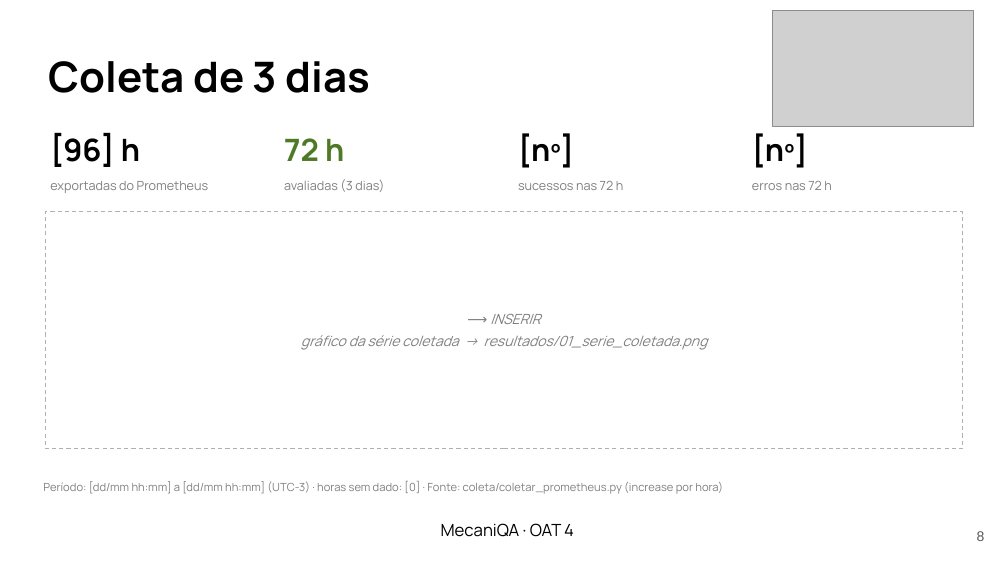
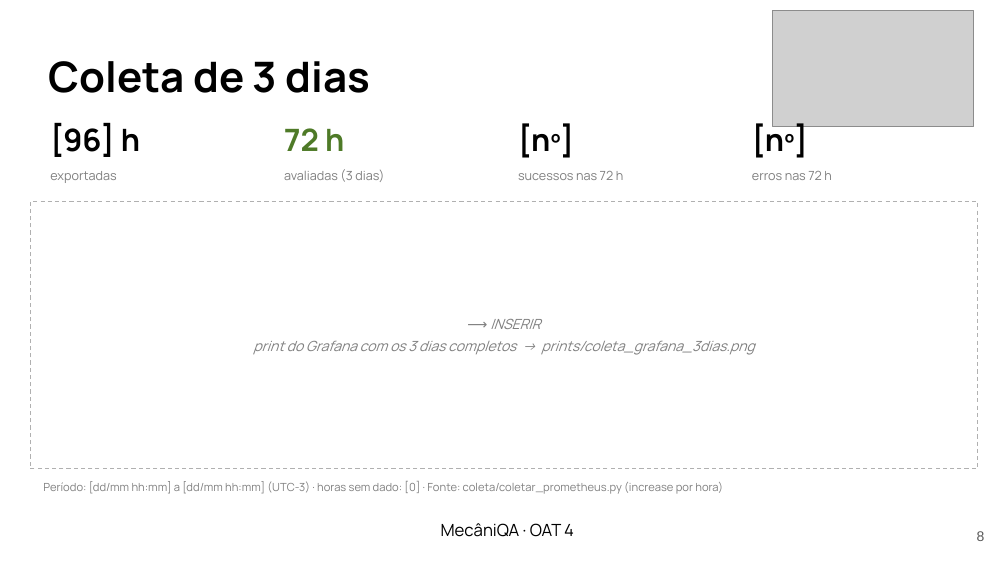
Before and after one commit to LenilsonSoares/mecaniQA-nuvem-macapa, a slide deck: slide 8 of oat4/apresentacao/mecaniQA_oat4_macapa.pptx. Drawn at 1008x567 pixels with LibreOffice and Linux fonts; fonts in the diff are those of the drawing; grey boxes stand for pictures. Boxes give left, top, right and bottom in pixels: in the first picture for what was removed or moved away, otherwise in the second. Text is boxed around its words. In the diff, an @@ line names an element or a change of style, - is before the commit and + after.

Commit message:
feat(oat4): ajustes do debate (Codex, avaliador e revisor técnico)
- slides: prints maiores, slide próprio para a série de erro, tabela de MSE
  legível, conclusão explica por que o RF ganhou ou perdeu, falas prontas
- análise: horas sem dado preenchidas só com o passado e fora das métricas;
  sem a feature dia da semana (apenas 4 dias de coleta)
- coleta: linha rotulada pelo início da hora e horas com raspagem parcial
  marcadas como sem dado
- run.sh e README: o gerador roda só no container (evita tráfego dobrado)

```diff
--- a/oat4/apresentacao/mecaniQA_oat4_macapa.pptx
+++ b/oat4/apresentacao/mecaniQA_oat4_macapa.pptx
@@ text at [50,171,116,183]: text changed @@
-exportadas do Prometheus
+exportadas
@@ 7 texts: place and size @@
-7 texts at [50,133,831,192]
+7 texts at [50,123,831,182]
@@ rectangle: place and size @@
-rectangle at [45,212,963,449]
+rectangle at [30,202,978,469]
@@ text "⟶ INSERIR": place and size @@
-text "⟶ INSERIR" at [301,314,708,350]
+text "⟶ INSERIR" at [253,319,754,355]
@@ text at [253,341,754,355]: text changed @@
-gráfico da série coletada → resultados/01_serie_coletada.png
+print do Grafana com os 3 dias completos → prints/coleta_grafana_3dias.png
@@ text at [441,523,574,537]: text changed @@
-MecaniQA · OAT 4
+MecâniQA · OAT 4
```
Also in this commit, not shown: 15 other slides changed, 1 slide added, 6 other files.
